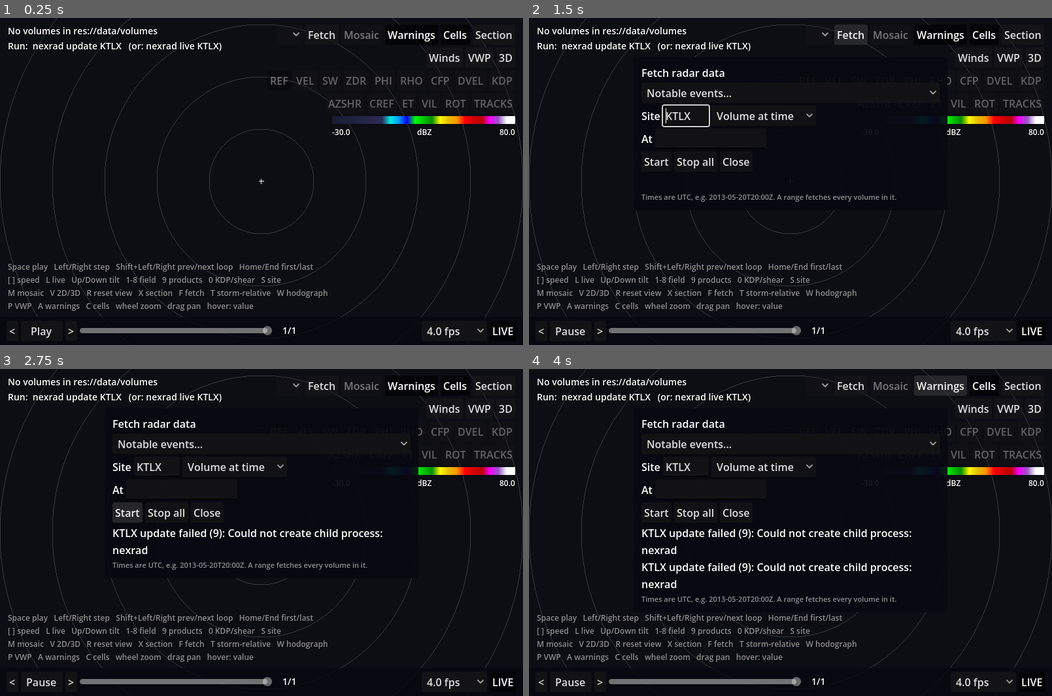
Above: before the commit, frames 1-4 (two rows, left to right).
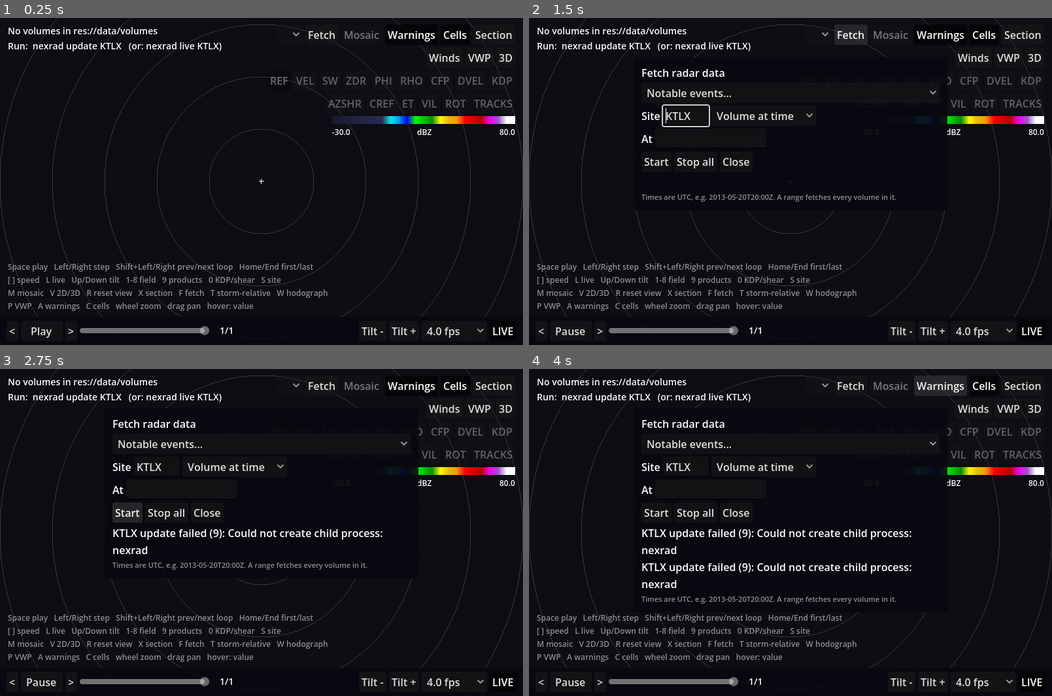
Above: after the commit, the same moments.

Repository: computerdane/droplet
Game: Godot game, scene res://scenes/main.tscn
The game is run twice, just before and just after one commit, with the same random seed, the same clock (stepped at 60 frames per second) and the same inputs.
Inputs:
- Up to frame 1 (0.25 s): no input
- Up to frame 2 (1.5 s): click "Play" at 0.5 s; click "Fetch" at 1.25 s
- Up to frame 3 (2.75 s): click "Start" at 2 s
- Up to frame 4 (4 s): click "Start" at 2.75 s; click "Warnings" at 3.5 s

The runs differ from the first frame. In frame 1, 0.3% of the frame differs, in the area x 38-80%, y 94-97%; in frame 2, 0.3%; in frame 3, 0.3%; in frame 4, 0.3%.

Commit message:
Touch controls: pinch/pan in 2D and 3D, tilt buttons, a phone layout
TouchGestures turns two-finger ScreenTouch/ScreenDrag into pinch zoom and pan for the 2D view
and the orbit camera (one finger is Godot's emulated mouse, ignored during a pinch); trackpad
magnify zooms too. The playback bar gets Tilt -/+ buttons, and below 720 canvas units it
takes two rows, the key hint is hidden and the top-right column spans the top with the info
text under it. Goldens re-rendered for the new buttons.

Co-Authored-By: Claude Opus 5.5 <noreply@anthropic.com>

Diff:
--- a/scripts/hud.gd
+++ b/scripts/hud.gd
@@ -13,6 +13,7 @@
 
 signal play_toggled
 signal step_requested(delta: int)
+signal tilt_step_requested(delta: int)
 signal scrubbed(frame_in_sequence: int)
 signal speed_selected(fps: float)
 signal live_toggled
@@ -58,7 +59,11 @@
 const VWP_ASPECT := 0.45
 const READOUT_OFFSET := Vector2(18, 18)
 const COLUMN_MIN_WIDTH := 300.0
+const INFO_TOP := 10.0
 const HINT_MIN_WIDTH := 240.0
+## Below this canvas width the playback bar takes two rows and the key hint is hidden (touch
+## screens have no keys, and a phone has no room).
+const NARROW_WIDTH := 720.0
 
 var info: Label
 var hint: Label
@@ -94,6 +99,8 @@
 var _top_box: VBoxContainer
 var _top_rows: Array[HFlowContainer] = []
 var _bar: PanelContainer
+var _bar_row2: HBoxContainer  # the bar's second row, used when narrow
+var _bar_tail: Array[Control] = []  # what moves to it: time, tilt and speed
 var _layout_queued := false
 var _sites: Array[String] = []
 var _setting_slider := false
@@ -122,7 +129,7 @@
 
 func _build_info() -> void:
 	info = _label(14)
-	info.position = Vector2(12, 10)
+	info.position = Vector2(12, INFO_TOP)
 	add_child(info)
 	hint = _label(12)
 	hint.modulate = Color(1, 1, 1, 0.55)
@@ -281,8 +288,13 @@
 	add_child(panel)
 	_bar = panel
 
+	var rows := VBoxContainer.new()
+	panel.add_child(rows)
 	var row := _hbox()
-	panel.add_child(row)
+	rows.add_child(row)
+	_bar_row2 = _hbox()
+	_bar_row2.visible = false
+	rows.add_child(_bar_row2)
 	var prev := _button("<", "Previous volume in this loop (Left; Shift+Left: previous loop)")
 	prev.pressed.connect(func() -> void: step_requested.emit(-1))
 	row.add_child(prev)
@@ -306,6 +318,13 @@
 	time_label = _label(14)
 	time_label.custom_minimum_size.x = 220
 	row.add_child(time_label)
+	_bar_tail = [time_label]
+
+	for step in [-1, 1]:  # for touch screens (keys: Down, Up)
+		var tilt := _button("Tilt " + ("-" if step < 0 else "+"), "Lower / higher tilt (Down / Up)")
+		tilt.pressed.connect(func() -> void: tilt_step_requested.emit(step))
+		row.add_child(tilt)
+		_bar_tail.append(tilt)
 
 	speed_option = OptionButton.new()
 	speed_option.focus_mode = Control.FOCUS_NONE
@@ -320,6 +339,7 @@
 	live_button.toggle_mode = true
 	live_button.pressed.connect(live_toggled.emit)
 	row.add_child(live_button)
+	_bar_tail.append(speed_option)
 
 
 ## Cross-section panel (bottom right) and VWP (bottom left) above the playback bar;
@@ -359,23 +379,28 @@
 func _layout() -> void:
 	_layout_queued = false
 	var view := size
+	_wrap_bar(view.x < NARROW_WIDTH)
 	var bar_top := view.y - _bar.size.y
-	var info_bottom := info.position.y + info.get_combined_minimum_size().y
 
 	# Top-right column: as wide as its rows want, but leave the info text its room (the rows
-	# wrap then). Only below COLUMN_MIN_WIDTH does it give up and overlap the info text.
+	# wrap then). When that would leave it under COLUMN_MIN_WIDTH (a phone) it spans the top
+	# and the info text goes under it.
 	var natural := LEGEND_WIDTH * 1.0
 	for r in _top_rows:
 		if r.visible:
 			natural = maxf(natural, _natural_width(r))
 	var room := view.x - info.position.x - info.get_combined_minimum_size().x - 3 * MARGIN
-	var col_w := minf(natural, maxf(room, COLUMN_MIN_WIDTH))
-	col_w = minf(col_w, view.x - 2 * MARGIN)
+	var stacked := room < COLUMN_MIN_WIDTH
+	var col_w := minf(natural, view.x - 2 * MARGIN if stacked else room)
+	info.position.y = _top_box.get_rect().end.y + GAP if stacked else INFO_TOP
+	var info_bottom := info.position.y + info.get_combined_minimum_size().y
 	_top_box.custom_minimum_size.x = col_w
 	var legend_w := minf(LEGEND_WIDTH, col_w)
 	legend_tex.custom_minimum_size.x = legend_w
 	legend_lo.get_parent().custom_minimum_size.x = legend_w
 	var top := _top_box.position.y + _top_box.get_combined_minimum_size().y + GAP
+	if stacked:
+		top = info_bottom + GAP
 	var bottom := bar_top - GAP
 	var right := view.x - MARGIN
 
@@ -433,7 +458,9 @@
 	hint.offset_bottom = -(view.y - hint_bottom)
 	hint.offset_top = hint.offset_bottom
 	hint.visible = (
-		hint_w >= HINT_MIN_WIDTH and hint_bottom - _hint_height(hint_w) > info_bottom + GAP
+		view.x >= NARROW_WIDTH
+		and hint_w >= HINT_MIN_WIDTH
+		and hint_bottom - _hint_height(hint_w) > info_bottom + GAP
 	)
 
 	fetch_panel.custom_minimum_size.x = minf(480.0, view.x - 2 * MARGIN)
@@ -617,3 +644,18 @@
 	var h := HBoxContainer.new()
 	h.mouse_filter = Control.MOUSE_FILTER_IGNORE
 	return h
+
+
+## Moves the time, tilt and speed controls to the bar's second row (narrow) or back.
+func _wrap_bar(narrow: bool) -> void:
+	if _bar_row2.visible == narrow:
+		return
+	_bar_row2.visible = narrow
+	var target: HBoxContainer = _bar_row2 if narrow else _bar_row2.get_parent().get_child(0)
+	for c in _bar_tail:
+		c.reparent(target, false)
+	# LIVE stays on the first row, after the slider.
+	live_button.get_parent().move_child(live_button, slider.get_index() + 1 if narrow else -1)
+	time_label.custom_minimum_size.x = 0.0 if narrow else 220.0
+	time_label.size_flags_horizontal = Control.SIZE_EXPAND_FILL if narrow else Control.SIZE_FILL
+	time_label.add_theme_font_size_override("font_size", 12 if narrow else 14)
--- a/scripts/main.gd
+++ b/scripts/main.gd
@@ -194,6 +194,7 @@
 func _connect_hud() -> void:
 	hud.play_toggled.connect(func() -> void: _set_playing(not playing))
 	hud.step_requested.connect(_step)
+	hud.tilt_step_requested.connect(_step_tilt)
 	hud.scrubbed.connect(
 		func(i: int) -> void:
 			_set_live(false)
--- a/scripts/orbit_camera.gd
+++ b/scripts/orbit_camera.gd
@@ -1,7 +1,8 @@
 class_name OrbitCamera
 extends Camera3D
 ## Orbits a target point on the ground. Left drag rotates, right/middle drag pans along the
-## ground, wheel zooms. Yaw 0 looks north; pitch is the angle above the horizon.
+## ground, wheel zooms; on touch screens one finger rotates and two pinch and pan. Yaw 0 looks
+## north; pitch is the angle above the horizon.
 
 signal moved
 
@@ -22,6 +23,7 @@
 var distance := DEFAULT_DIST
 var _rotating := false
 var _panning := false
+var _touch := TouchGestures.new()
 
 
 func _ready() -> void:
@@ -58,7 +60,17 @@
 func _unhandled_input(event: InputEvent) -> void:
 	if not current or not is_visible_in_tree():
 		return
-	if event is InputEventMouseButton:
+	var g := _touch.feed(event)
+	if not g.is_empty():  # two fingers: pinch zooms, moving both pans
+		distance = clampf(distance / g["zoom"], DIST_MIN, DIST_MAX)
+		_pan(g["pan"])
+		_apply()
+	elif event is InputEventMagnifyGesture:  # trackpad pinch
+		distance = clampf(distance / (event as InputEventMagnifyGesture).factor, DIST_MIN, DIST_MAX)
+		_apply()
+	elif _touch.active() and (event is InputEventMouseMotion or event is InputEventMouseButton):
+		pass  # the first finger of a pinch, as emulated mouse
+	elif event is InputEventMouseButton:
 		var e := event as InputEventMouseButton
 		match e.button_index:
 			MOUSE_BUTTON_WHEEL_UP:
@@ -80,8 +92,13 @@
 			pitch = clampf(pitch + rel.y * ROTATE_SPEED, PITCH_MIN, PITCH_MAX)
 			_apply()
 		elif _panning:
-			var y := deg_to_rad(yaw)
-			var right := Vector3(cos(y), 0, sin(y))
-			var forward := Vector3(sin(y), 0, -cos(y))
-			target += (-right * rel.x + forward * rel.y) * distance * PAN_SPEED
+			_pan(rel)
 			_apply()
+
+
+## Moves the target along the ground by a screen drag of `rel` pixels.
+func _pan(rel: Vector2) -> void:
+	var y := deg_to_rad(yaw)
+	var right := Vector3(cos(y), 0, sin(y))
+	var forward := Vector3(sin(y), 0, -cos(y))
+	target += (-right * rel.x + forward * rel.y) * distance * PAN_SPEED
--- a/scripts/ppi_view.gd
+++ b/scripts/ppi_view.gd
@@ -33,6 +33,7 @@
 var section_b := Vector2.ZERO
 var hover_marker := Vector2.INF  # point on the section line under the mouse in the panel
 var _dragging := false
+var _touch := TouchGestures.new()
 var _drawing_section := false
 var _cities: Array = []  # from Basemap.cities_near, most populous first
 var _basemap_mats: Array[ShaderMaterial] = []
@@ -376,7 +377,15 @@
 func _unhandled_input(event: InputEvent) -> void:
 	if not visible:
 		return
-	if event is InputEventMouseButton:
+	var g := _touch.feed(event)
+	if not g.is_empty():
+		_zoom_at(g["center"], g["zoom"])
+		_pan_by(g["pan"])
+	elif event is InputEventMagnifyGesture:  # trackpad pinch
+		_zoom_at(event.position, (event as InputEventMagnifyGesture).factor)
+	elif _touch.active() and (event is InputEventMouseMotion or event is InputEventMouseButton):
+		pass  # the first finger of a pinch, as emulated mouse
+	elif event is InputEventMouseButton:
 		var e := event as InputEventMouseButton
 		match e.button_index:
 			MOUSE_BUTTON_WHEEL_UP:
@@ -394,9 +403,13 @@
 	elif event is InputEventMouseMotion and _drawing_section:
 		set_section(section_a, _to_world((event as InputEventMouseMotion).position))
 	elif event is InputEventMouseMotion and _dragging:
-		cam.position -= (event as InputEventMouseMotion).relative / cam.zoom
-		overlay.queue_redraw()
-		view_changed.emit()
+		_pan_by((event as InputEventMouseMotion).relative)
+
+
+func _pan_by(screen_delta: Vector2) -> void:
+	cam.position -= screen_delta / cam.zoom
+	overlay.queue_redraw()
+	view_changed.emit()
 
 
 func _to_world(screen_pos: Vector2) -> Vector2:
--- /dev/null
+++ b/scripts/touch_gestures.gd
@@ -0,0 +1,50 @@
+class_name TouchGestures
+extends RefCounted
+## Two-finger gestures from raw touch events, for the 2D view and the orbit camera. One finger
+## needs nothing here: Godot turns the first touch into left-button mouse events. While two or
+## more fingers are down `active()` is true and callers ignore that emulated mouse, so the
+## first finger does not also drag. feed() returns the step since the last event:
+## {zoom: pinch factor (> 1 = fingers apart), pan: centroid motion in pixels, center: centroid},
+## or {} when there is no two-finger step.
+
+var _points: Dictionary = {}  # touch index -> position
+
+
+func active() -> bool:
+	return _points.size() >= 2
+
+
+func feed(event: InputEvent) -> Dictionary:
+	if event is InputEventScreenTouch:
+		var t := event as InputEventScreenTouch
+		if t.pressed:
+			_points[t.index] = t.position
+		else:
+			_points.erase(t.index)
+		return {}
+	if not event is InputEventScreenDrag:
+		return {}
+	var d := event as InputEventScreenDrag
+	if not _points.has(d.index) or _points.size() < 2:
+		_points[d.index] = d.position
+		return {}
+	var keys := _points.keys()
+	keys.sort()
+	var a: int = keys[0]
+	var b: int = keys[1]
+	if d.index != a and d.index != b:
+		_points[d.index] = d.position
+		return {}
+	var before_a: Vector2 = _points[a]
+	var before_b: Vector2 = _points[b]
+	_points[d.index] = d.position
+	var after_a: Vector2 = _points[a]
+	var after_b: Vector2 = _points[b]
+	var span_before := before_a.distance_to(before_b)
+	var span_after := after_a.distance_to(after_b)
+	var center := (after_a + after_b) / 2.0
+	return {
+		"zoom": span_after / span_before if span_before > 1.0 else 1.0,
+		"pan": center - (before_a + before_b) / 2.0,
+		"center": center,
+	}
--- /dev/null
+++ b/tests/unit/test_touch.gd
@@ -0,0 +1,35 @@
+extends "res://tests/test_case.gd"
+## Two-finger gestures (TouchGestures) from synthetic touch events.
+
+
+func _touch(index: int, pos: Vector2, pressed: bool) -> InputEventScreenTouch:
+	var e := InputEventScreenTouch.new()
+	e.index = index
+	e.position = pos
+	e.pressed = pressed
+	return e
+
+
+func _drag(index: int, pos: Vector2) -> InputEventScreenDrag:
+	var e := InputEventScreenDrag.new()
+	e.index = index
+	e.position = pos
+	return e
+
+
+func test_pinch_and_pan() -> void:
+	var g := TouchGestures.new()
+	check(g.feed(_touch(0, Vector2(100, 100), true)).is_empty(), "one finger down")
+	check(g.feed(_drag(0, Vector2(110, 100))).is_empty(), "one finger drags: left to the mouse")
+	check(not g.active(), "one finger is not a gesture")
+	g.feed(_touch(1, Vector2(210, 100), true))
+	check(g.active(), "two fingers")
+	var step := g.feed(_drag(1, Vector2(310, 100)))  # apart: 100 px -> 200 px
+	check_eq(step["zoom"], 2.0, "spread doubles")
+	check_eq(step["pan"], Vector2(50, 0), "centroid moves half the finger's motion")
+	check_eq(step["center"], Vector2(210, 100), "centroid")
+	step = g.feed(_drag(0, Vector2(210, 150)))  # both now 100 px apart, moved
+	check(is_equal_approx(step["zoom"], Vector2(100, 50).length() / 200.0), "pinch in")
+	g.feed(_touch(1, Vector2(310, 100), false))
+	check(not g.active(), "lifting one ends the gesture")
+	check(g.feed(_drag(0, Vector2(220, 150))).is_empty(), "back to one finger")
Not shown, added: scripts/touch_gestures.gd.uid
Binary file changed: tests/golden/azshr.png
Binary file changed: tests/golden/cones_mosaic.png
Binary file changed: tests/golden/cones_section.png
Binary file changed: tests/golden/cref_mosaic.png
Binary file changed: tests/golden/echo_tops.png
Binary file changed: tests/golden/hodograph_hover.png
Binary file changed: tests/golden/ppi_dvel_srm_mosaic.png
Binary file changed: tests/golden/ppi_ref.png
Binary file changed: tests/golden/rotation_tracks.png
Binary file changed: tests/golden/section_mosaic.png
Binary file changed: tests/golden/section_vwp.png
(and 4 more such lines)
